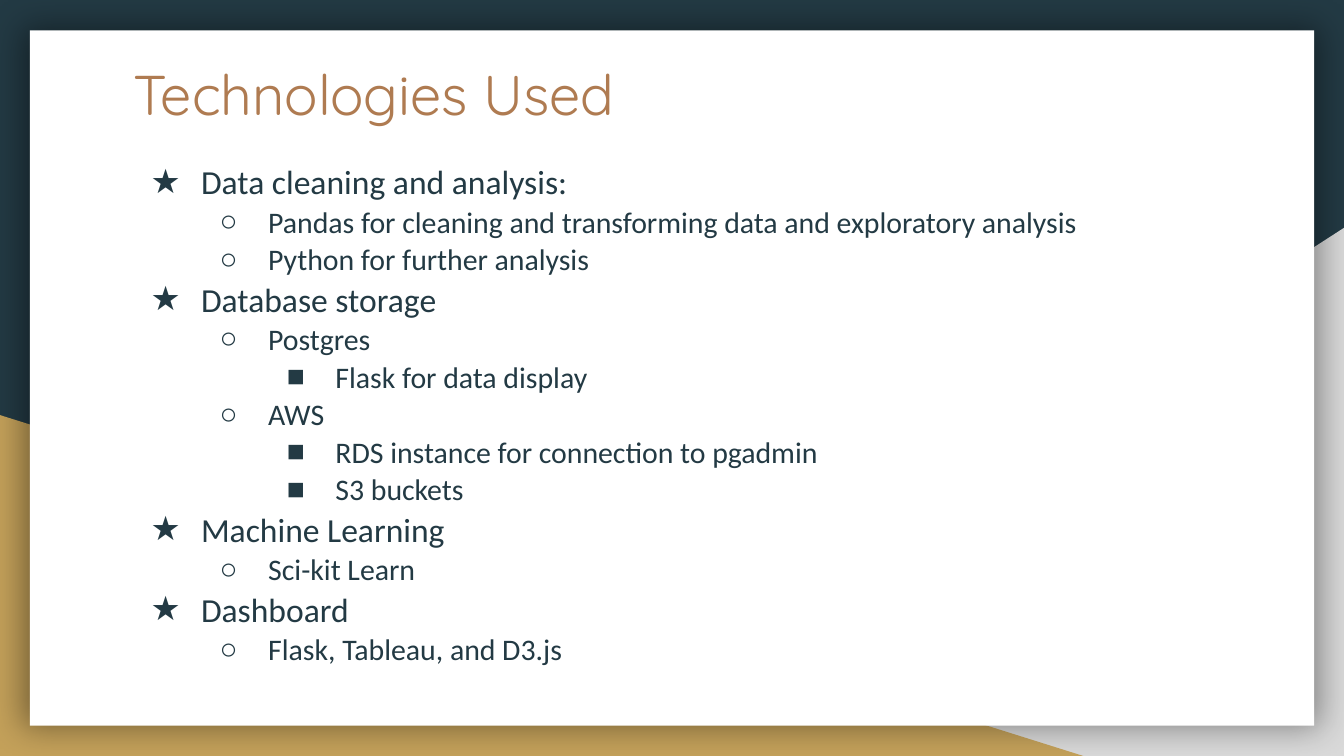
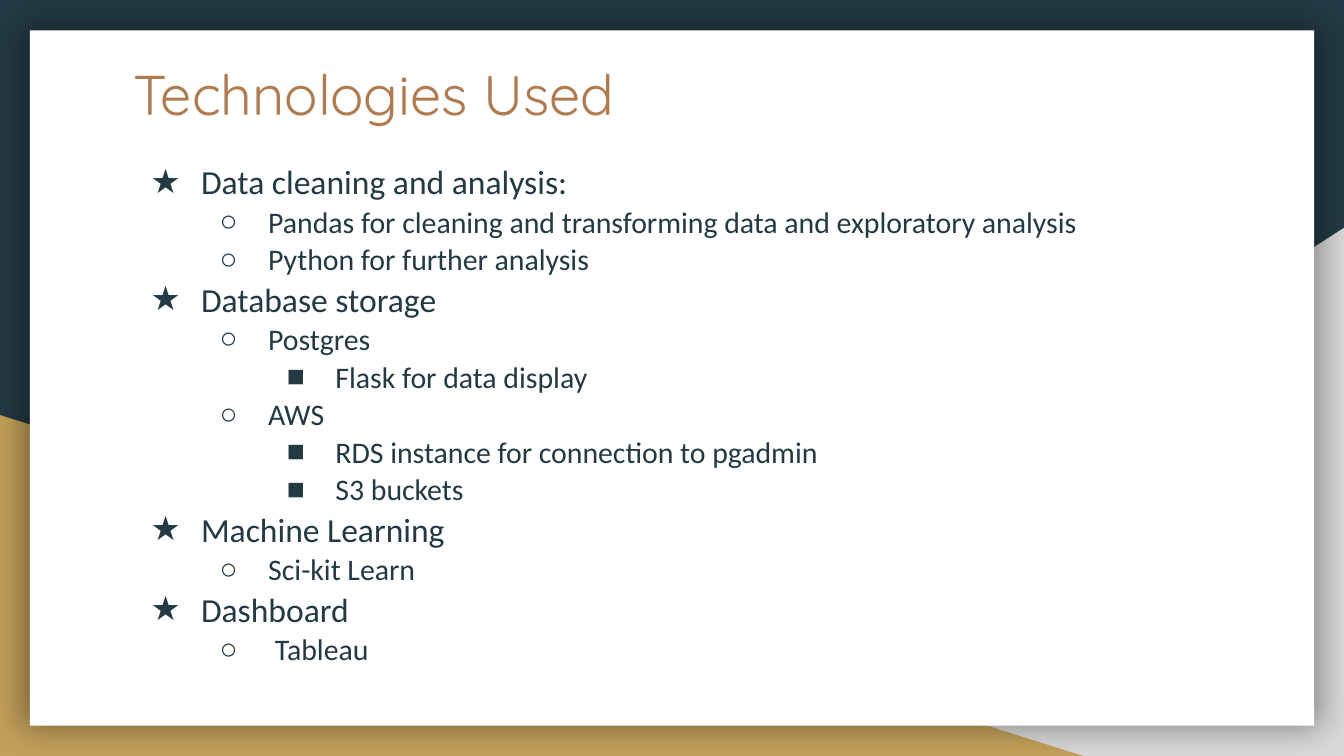
Before and after one commit to HannaKim4673/Beer_Restaurant_Success, a slide deck: slide 22 of Beer Restaurant Success.pptx (slide 19 before the commit). Drawn at 1344x756 pixels with LibreOffice and Linux fonts; fonts in the diff are those of the drawing; background and template pictures are left out. Boxes give left, top, right and bottom in pixels: in the first picture for what was removed or moved away, otherwise in the second. Text is boxed around its words. In the diff, an @@ line names an element or a change of style, - is before the commit and + after.

```diff
--- a/Beer Restaurant Success.pptx
+++ b/Beer Restaurant Success.pptx
@@ text at [275, 639, 369, 661]: text changed @@
-  ○ Flask, Tableau, and D3.js
+  ○ Tableau
```
Also in this commit, not shown: 6 other slides changed, 3 slides added.
